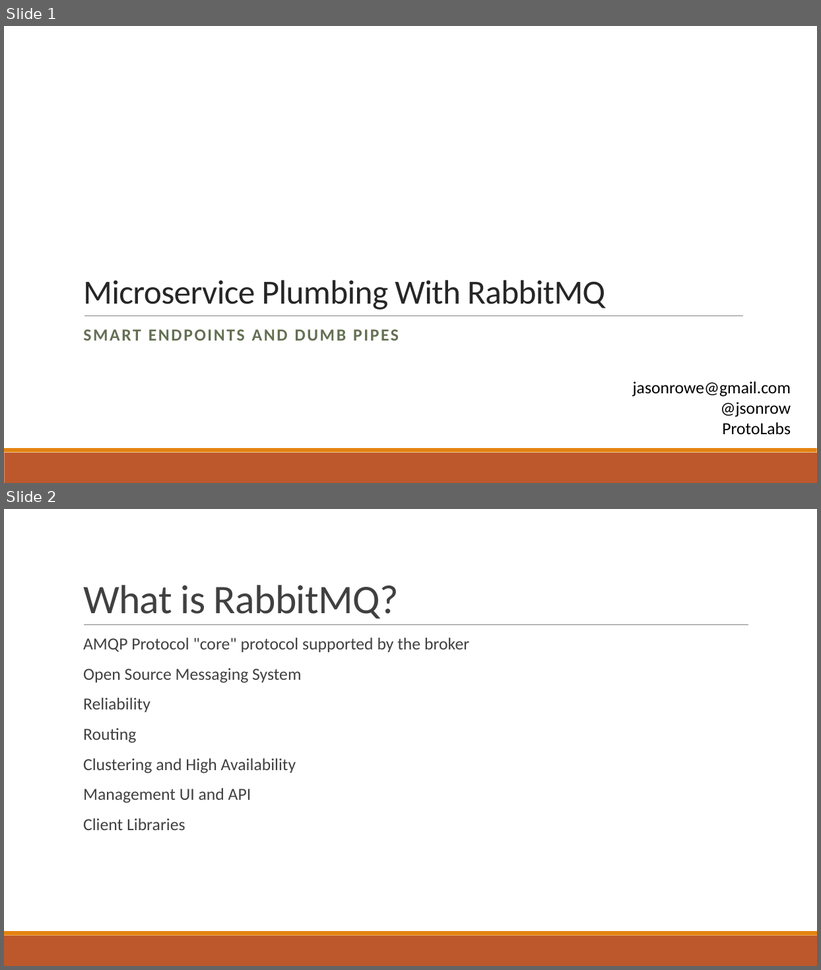
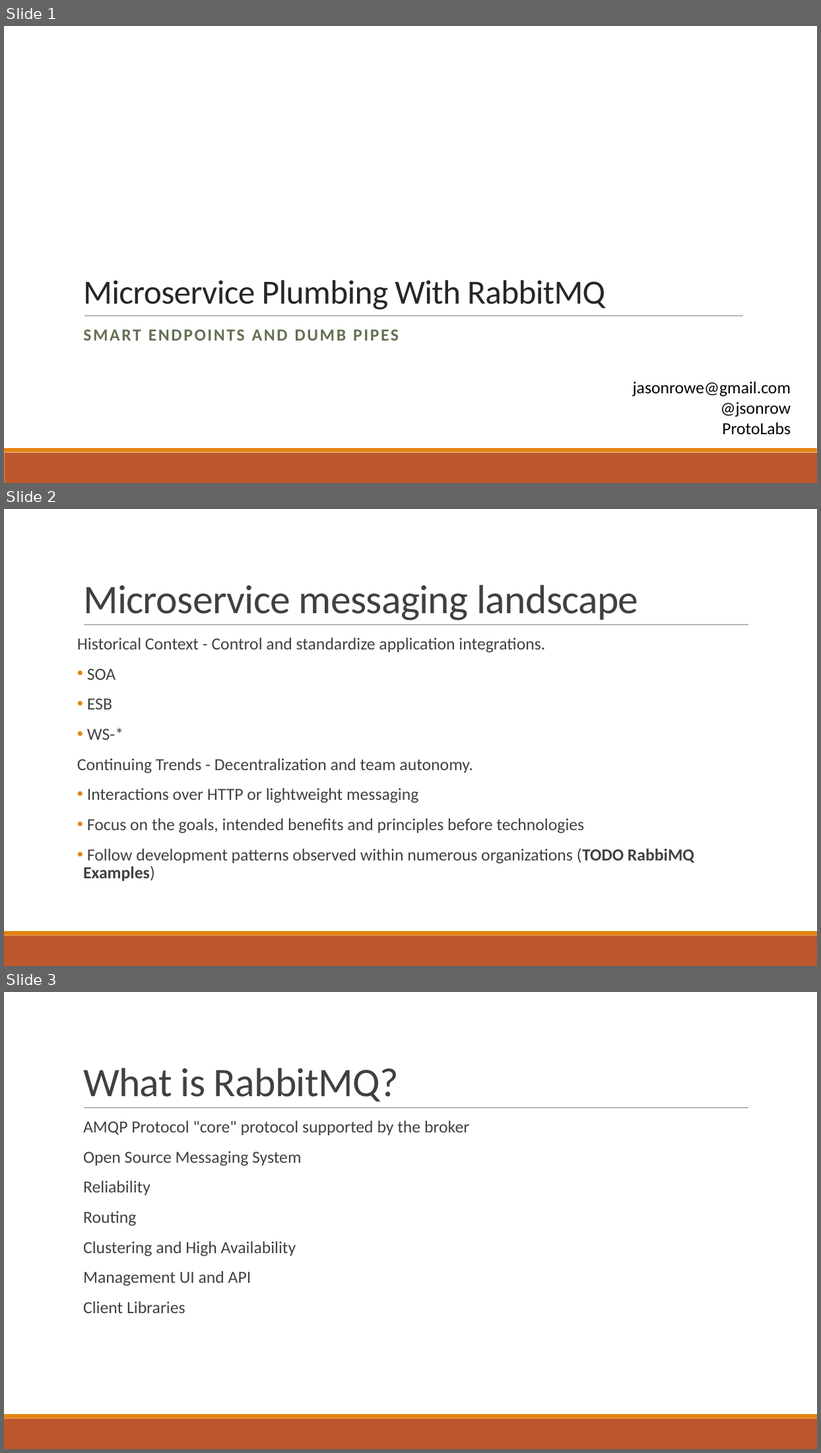
Before and after one commit to JasonRowe/TCCC23, a slide deck: Microservice_plumbing_with_RabbitMQ.pptx. Shown one above the other, each under a label of ours: slides 1 and 2 before the commit, slides 1, 2 and 3 after it. The pictures are 821x970 and 821x1453 pixels, drawn with LibreOffice and Linux fonts; fonts in the diff are those of the drawing. Boxes give left, top, right and bottom in pixels: in the first picture for what was removed or moved away, otherwise in the second. Text is boxed around its words. In the diff, an @@ line names an element or a change of style, - is before the commit and + after.

Commit message:
more stuff

```diff
--- a/Microservice_plumbing_with_RabbitMQ.pptx
+++ b/Microservice_plumbing_with_RabbitMQ.pptx
@@ slide 2 added at (x1=4, y1=509, x2=817, y2=966), background #FFFFFF; not listed: 3 template elements that a slide beside it also shows @@
@@ title added at (x1=83, y1=585, x2=638, y2=621), 48 pt, text #404040 @@
+Microservice messaging landscape
@@ text added at (x1=77, y1=638, x2=694, y2=881), 20 pt, text #404040 @@
+Historical Context - Control and standardize application integrations.
+• SOA
+• ESB
+• WS-*
+Continuing Trends - Decentralization and team autonomy.
+• Interactions over HTTP or lightweight messaging
+• Focus on the goals, intended benefits and principles before technologies
+• Follow development patterns observed within numerous organizations (TODO RabbiMQ Examples)
@@ what was slide 2 is now slide 3 @@
```
Also in this commit, not shown: 1 slide changed.
